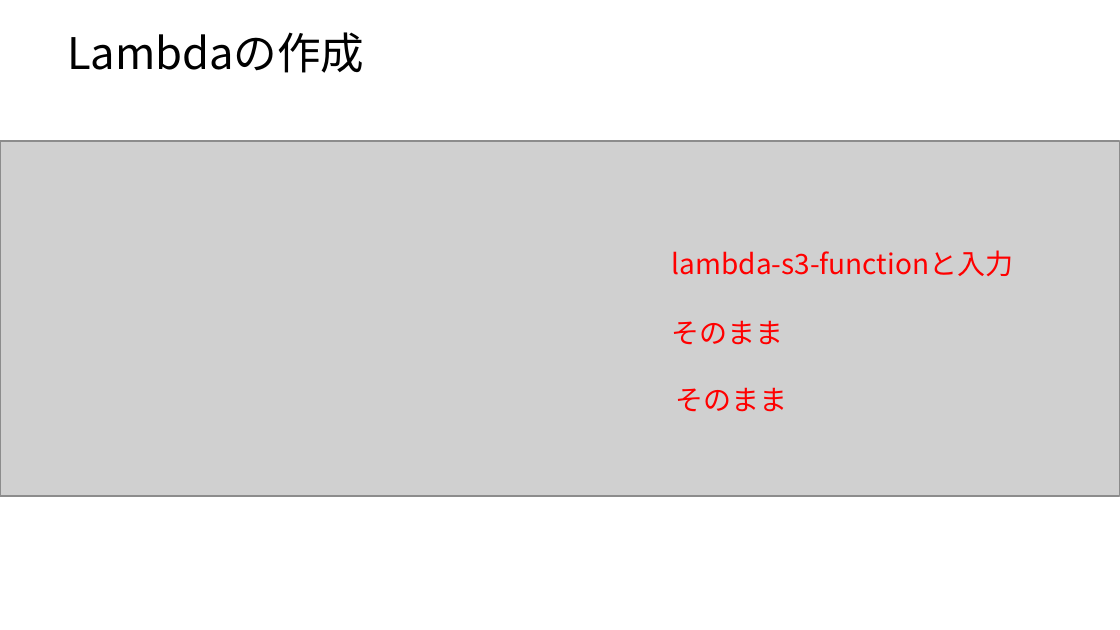
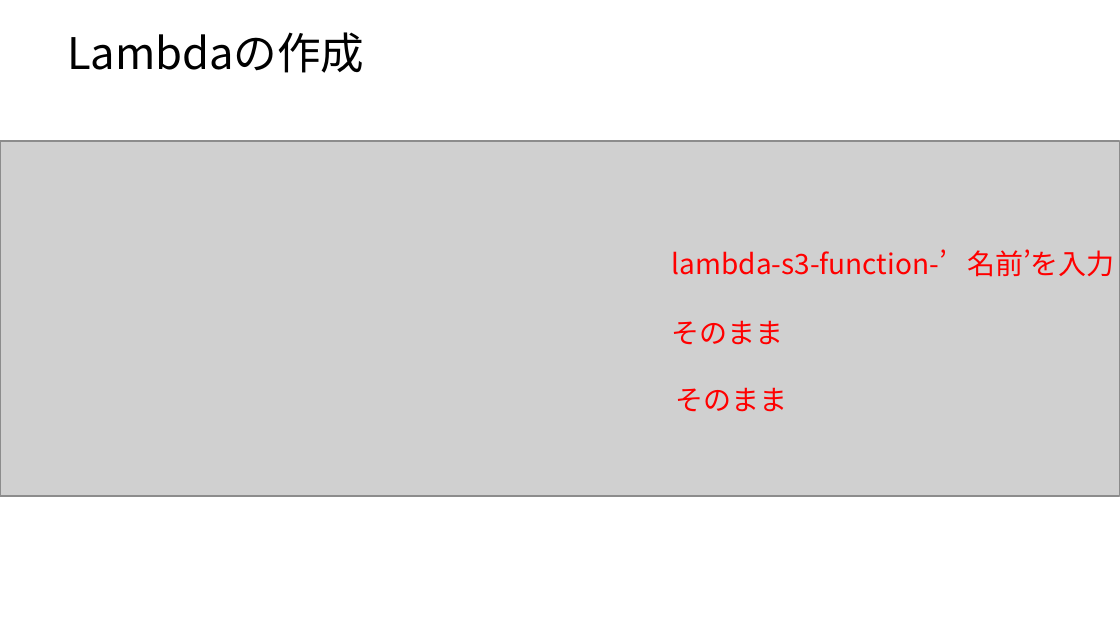
Before and after one commit to jaws-ug-tohoku/hands-on_mobileapp, a slide deck: slide 13 of Lambda/Lambda編.pptx. Drawn at 1120x630 pixels with LibreOffice and Linux fonts; fonts in the diff are those of the drawing; grey boxes stand for pictures. Boxes give left, top, right and bottom in pixels: in the first picture for what was removed or moved away, otherwise in the second. Text is boxed around its words. In the diff, an @@ line names an element or a change of style, - is before the commit and + after.

```diff
--- a/Lambda/Lambda編.pptx
+++ b/Lambda/Lambda編.pptx
@@ text at bbox=[672, 249, 1115, 277]: text changed @@
-lambda-s3-functionと入力
+lambda-s3-function-’名前’を入力
```
Also in this commit, not shown: 1 other slide changed.
